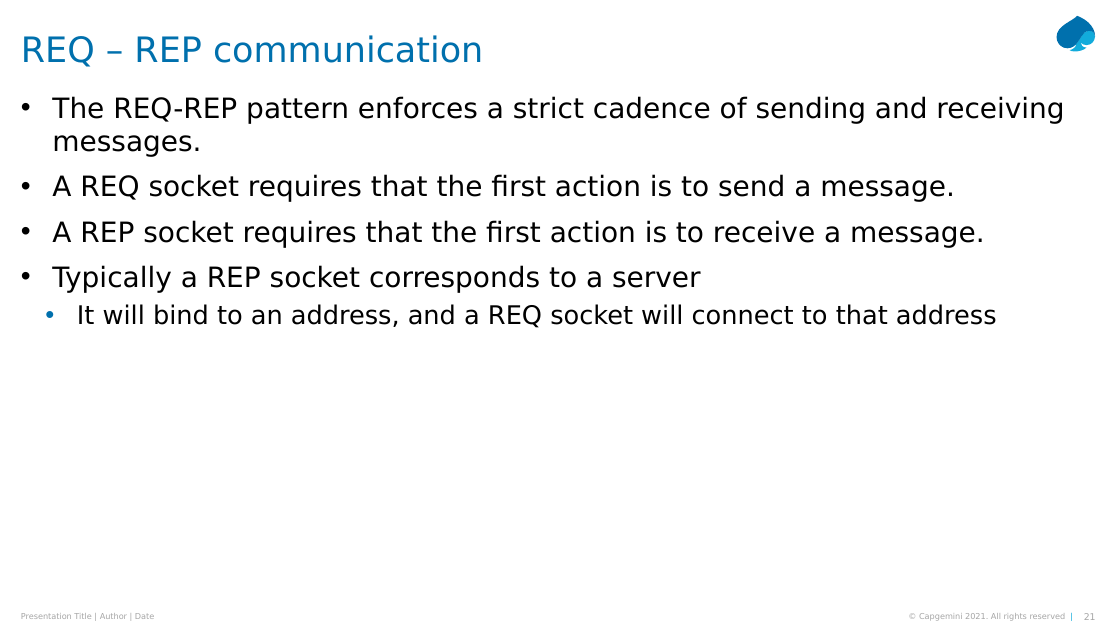
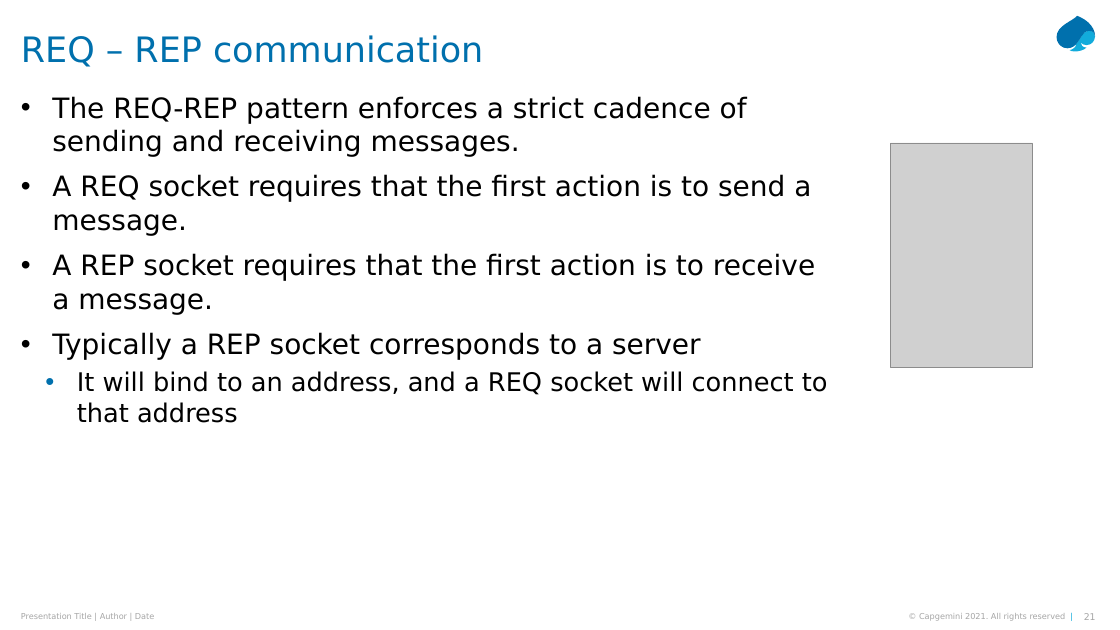
Before and after one commit to Python-Masterclass/Networking, a slide deck: slide 21 of Masterclass-7-Networking.pptx. Drawn at 1120x630 pixels with LibreOffice and Linux fonts; fonts in the diff are those of the drawing; grey boxes stand for pictures. Boxes give left, top, right and bottom in pixels: in the first picture for what was removed or moved away, otherwise in the second. Text is boxed around its words. In the diff, an @@ line names an element or a change of style, - is before the commit and + after.

```diff
--- a/Masterclass-7-Networking.pptx
+++ b/Masterclass-7-Networking.pptx
@@ text "The REQ-REP pattern enforces a ..." rewrapped from <box>52,96,1064,328</box> to <box>52,96,828,423</box> @@
@@ picture added at <box>891,143,1033,367</box> @@
```
Also in this commit, not shown: 3 other slides changed, 28 slides added, 3 slides removed, 6 other files.
